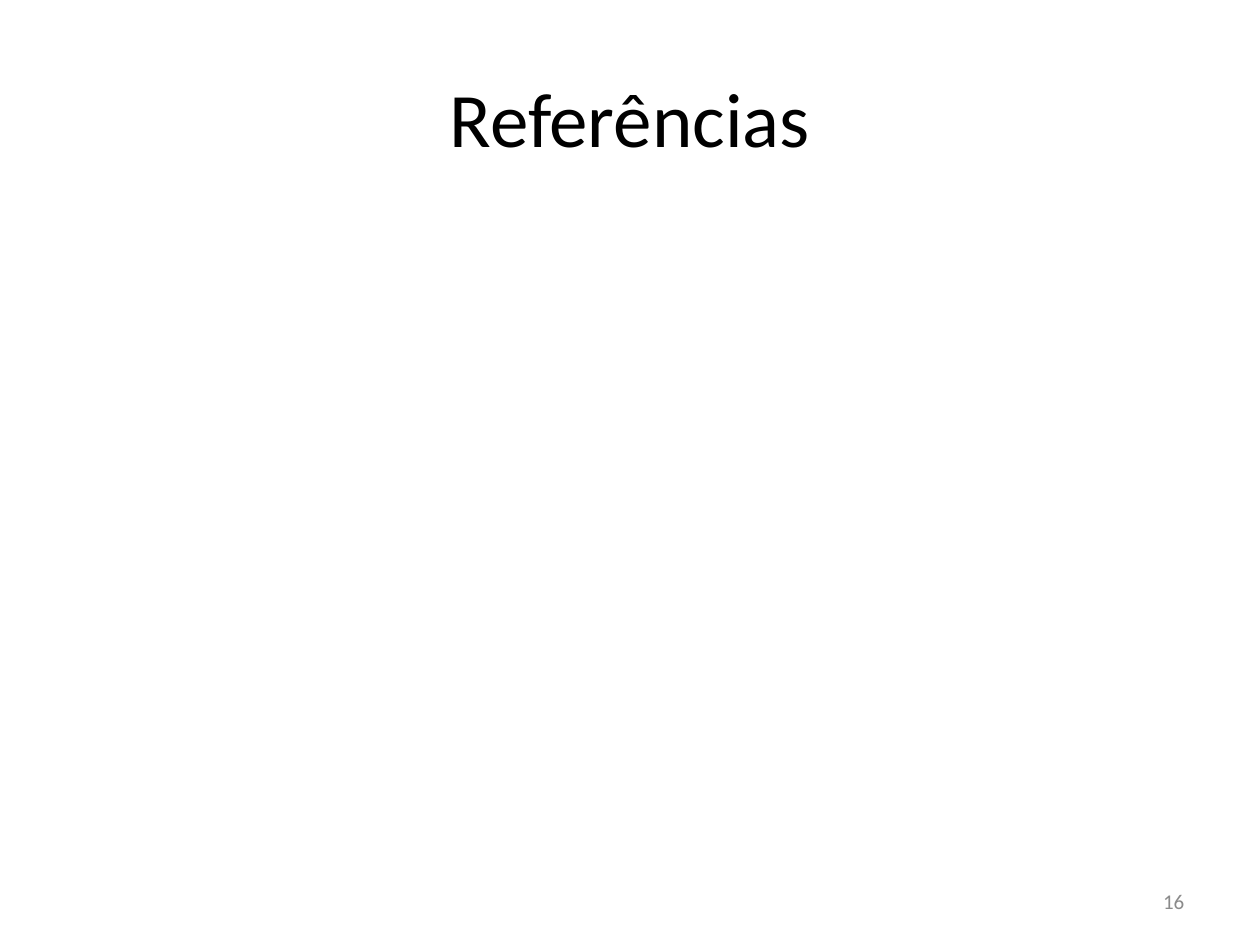
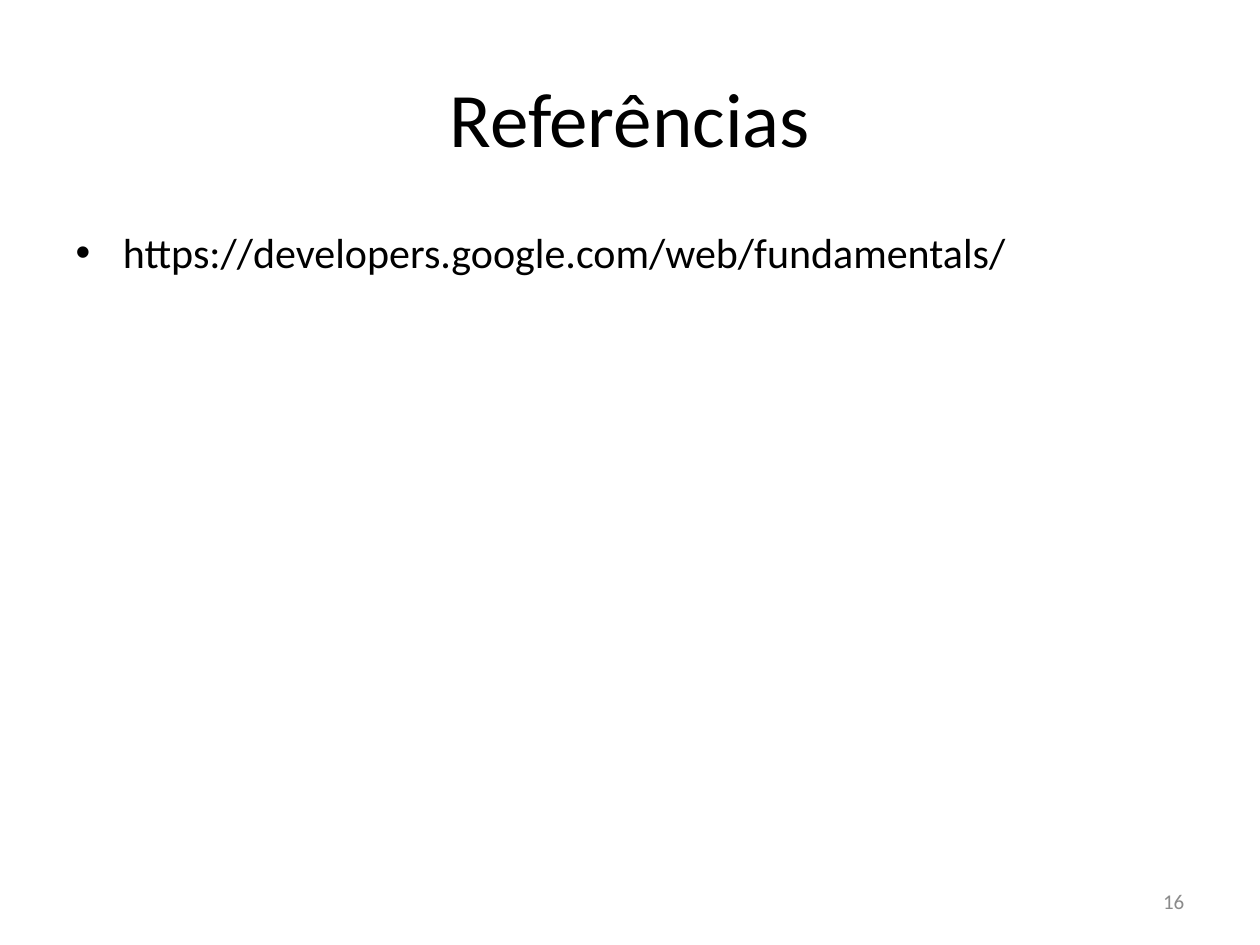
Before and after one commit to rfc410/tcc, a slide deck: slide 16 of apresentacao.pptx. Drawn at 1260x945 pixels with LibreOffice and Linux fonts; fonts in the diff are those of the drawing. Boxes give left, top, right and bottom in pixels: in the first picture for what was removed or moved away, otherwise in the second. Text is boxed around its words. In the diff, an @@ line names an element or a change of style, - is before the commit and + after.

```diff
--- a/apresentacao.pptx
+++ b/apresentacao.pptx
@@ text added at bbox=[123, 238, 1005, 276], 24 pt, text #000000 @@
+• https://developers.google.com/web/fundamentals/
```
Also in this commit, not shown: 1 other slide changed, 1 other file.
